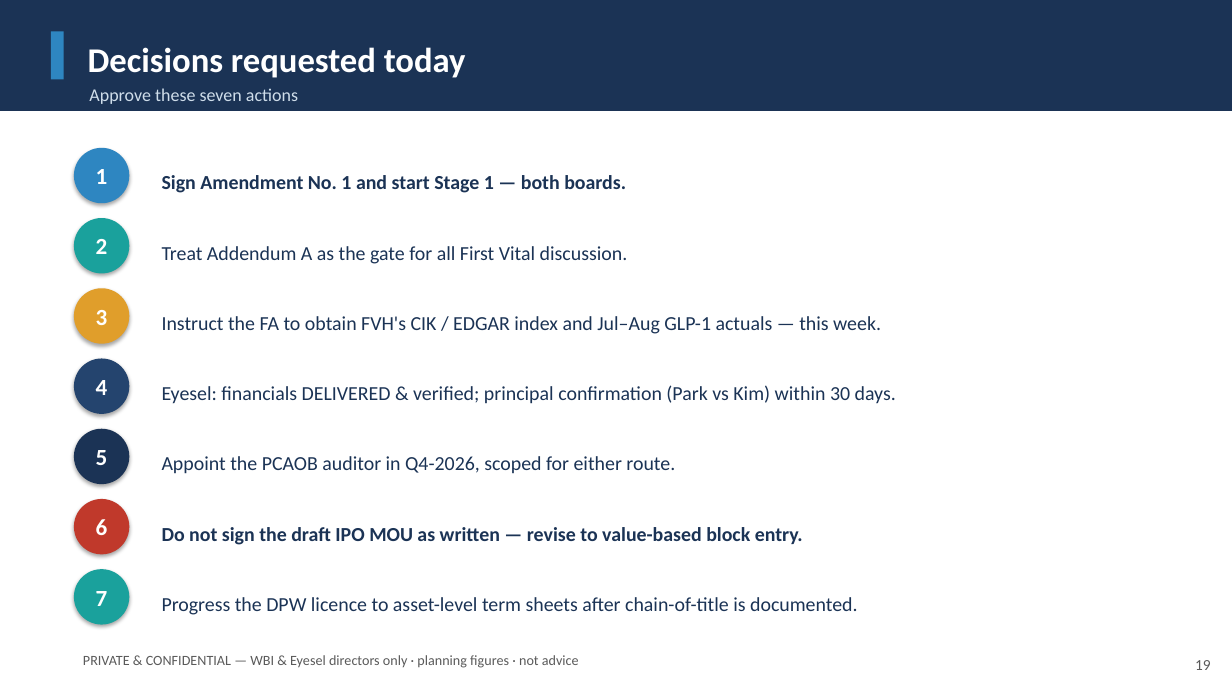
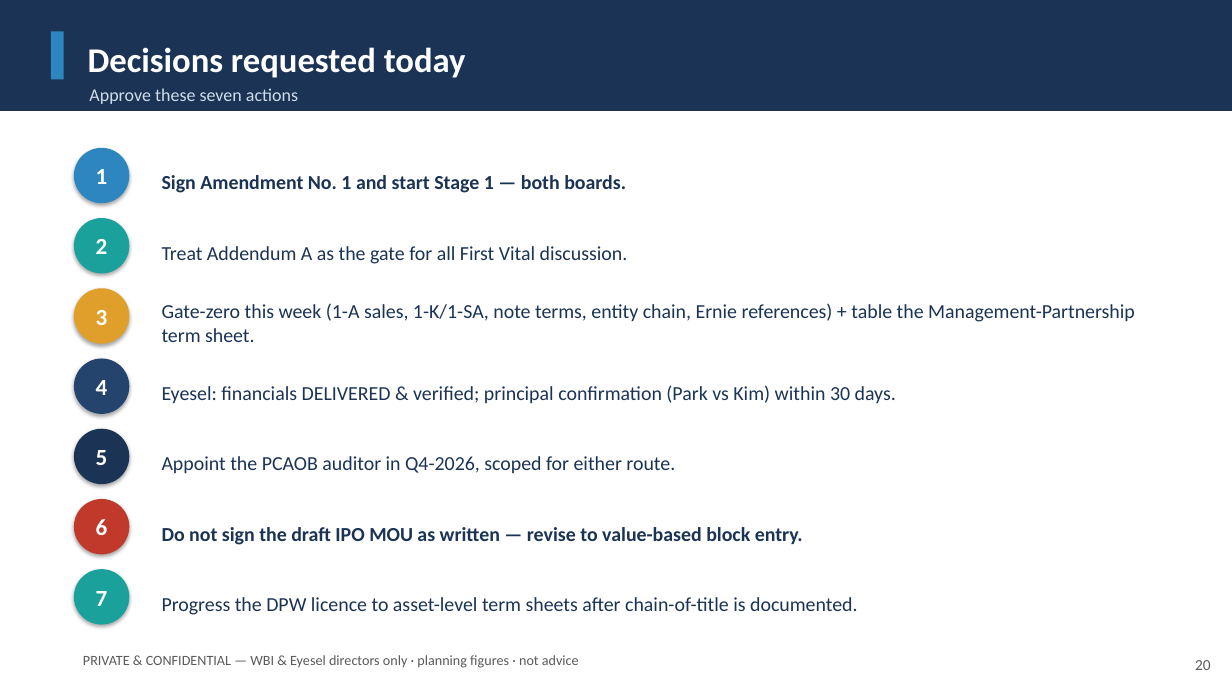
Before and after one commit to leicatam/gamification, a slide deck: slide 20 of synexo/GenApep_Executive_Presentation.pptx (slide 19 before the commit). Drawn at 1232x693 pixels with LibreOffice and Linux fonts; fonts in the diff are those of the drawing. Boxes give left, top, right and bottom in pixels: in the first picture for what was removed or moved away, otherwise in the second. Text is boxed around its words. In the diff, an @@ line names an element or a change of style, - is before the commit and + after.

```diff
--- a/synexo/GenApep_Executive_Presentation.pptx
+++ b/synexo/GenApep_Executive_Presentation.pptx
@@ text at [162,303,1135,342]: text changed @@
-Instruct the FA to obtain FVH's CIK / EDGAR index and Jul–Aug GLP-1 actuals — this week.
+Gate-zero this week (1-A sales, 1-K/1-SA, note terms, entity chain, Ernie references) + table the Management-Partnership term sheet.
@@ text at [1195,660,1211,670]: text changed @@
-19
+20
```
Also in this commit, not shown: 7 other slides changed, 1 slide added, 11 other files.
